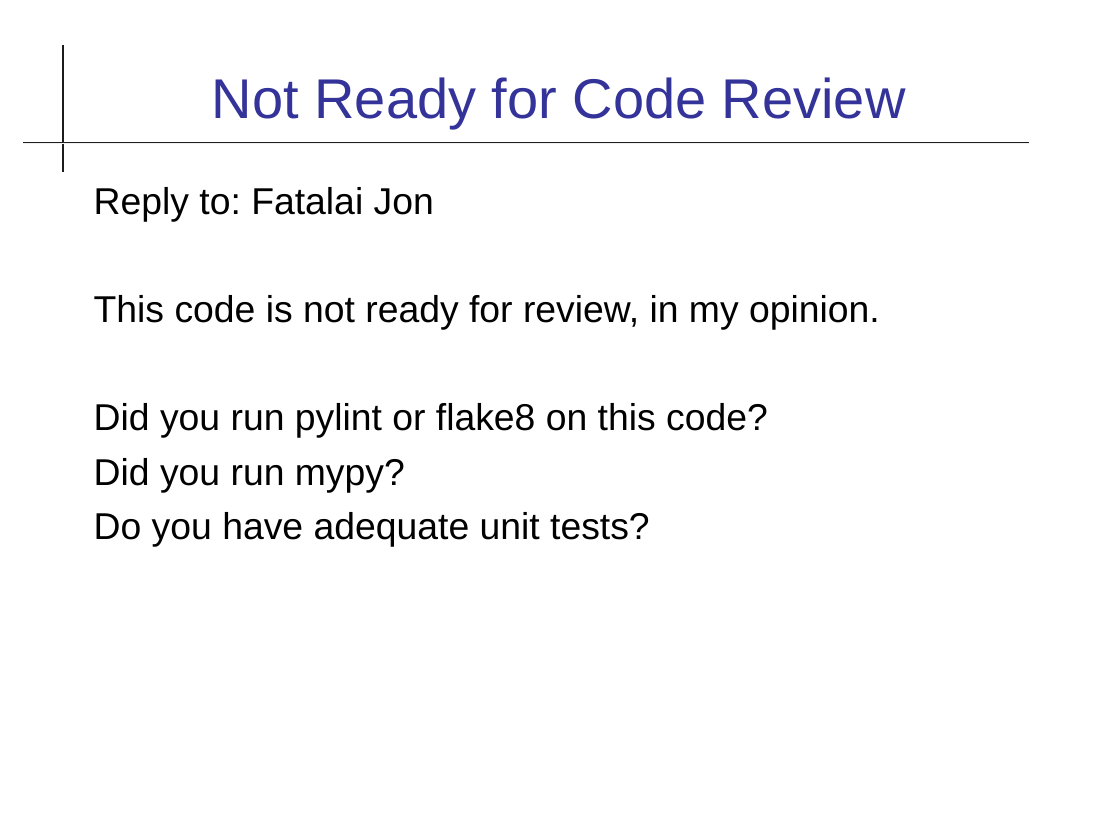
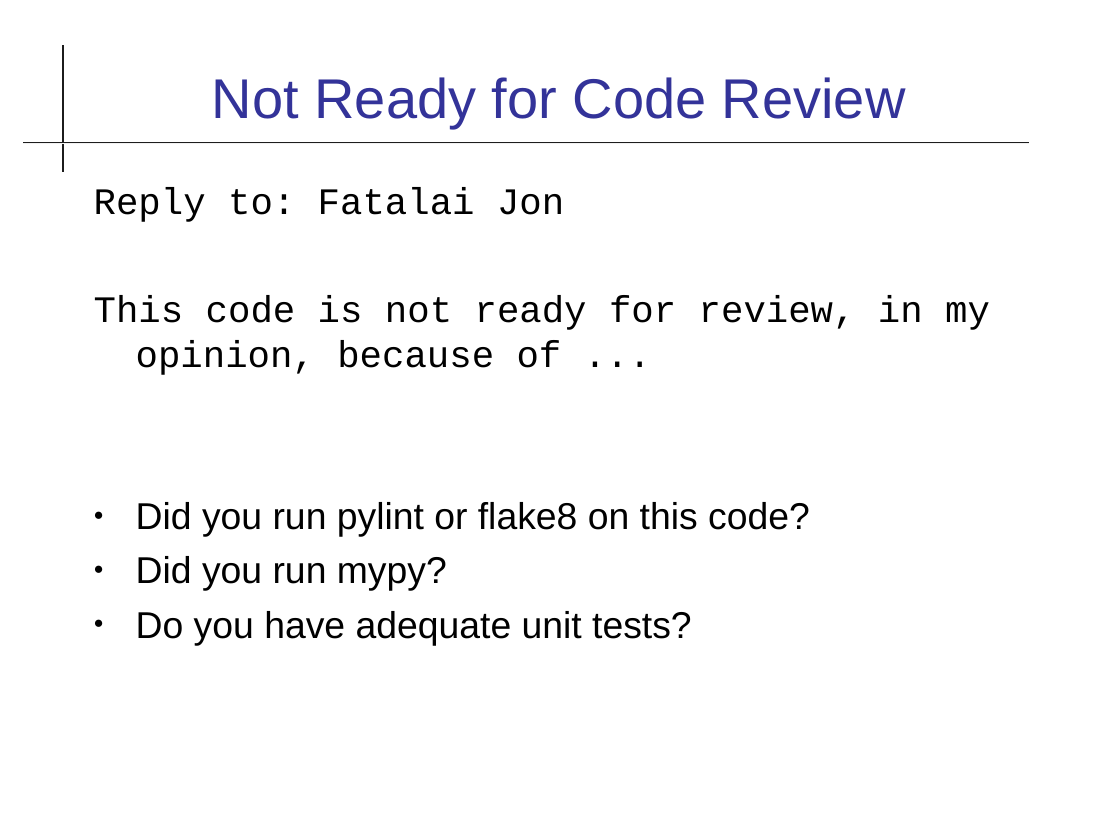
Before and after one commit to cpske/ISP, a slide deck: slide 7 of review/Code-Review-Practice.odp (slide 6 before the commit). Drawn at 1120x840 pixels with LibreOffice and Linux fonts; fonts in the diff are those of the drawing. Boxes give left, top, right and bottom in pixels: in the first picture for what was removed or moved away, otherwise in the second. Text is boxed around its words. In the diff, an @@ line names an element or a change of style, - is before the commit and + after.

```diff
--- a/review/Code-Review-Practice.odp
+++ b/review/Code-Review-Practice.odp
@@ text at bbox=[94, 187, 810, 645]: font Arial to Courier New in "Reply to: Fatalai Jon"; bullet none to ● @@
@@ text at bbox=[94, 296, 990, 375]: text changed; font Arial to Courier New @@
-This code is not ready for review, in my opinion.
+This code is not ready for review, in my opinion, because of ...
```
Also in this commit, not shown: 7 other slides changed, 1 slide added, 6 other files.
